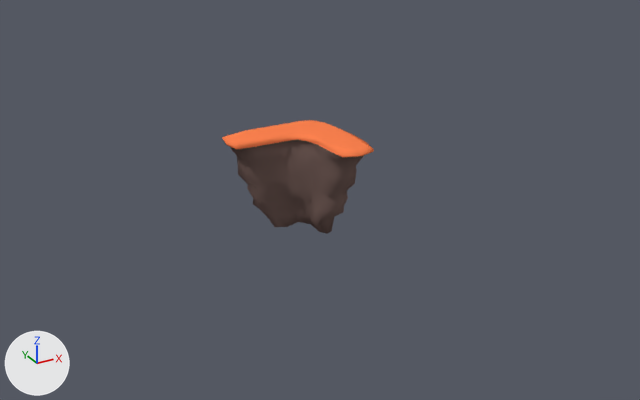
What one commit did to the Blender file Blender/Environment/FloatingLandmasses.blend.
The view is the same before and after, from a 50 mm lens placed at (-22.2, -45.2, 23.8), pointed at (1.0, -3.0, 2.7). The axes (+X, +Y, +Z) are drawn at lower left. The lights are the same throughout.
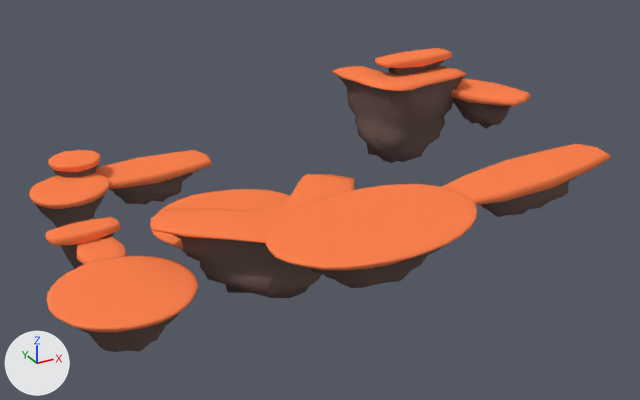
What differs and where, as boxes [x1, y1, x2, y2] in the pictures (640 x 400 px):
'Cube.001', moved, turned: before [222, 120, 374, 234]; after [332, 66, 466, 163]
'Cylinder.005', added (orange): after [265, 184, 477, 288]
'Cylinder.001', added (orange): after [46, 256, 198, 352]
'Cube.009', added (orange): after [151, 174, 354, 298]
'Cube.006', added (orange): after [442, 144, 611, 217]
'Cube.004', added (orange): after [95, 150, 212, 204]
'Cylinder.003', added (orange): after [29, 173, 110, 228]
'Cube.007', added (orange): after [451, 79, 531, 129]
'Cylinder.002', added (orange): after [150, 189, 290, 253]
'Cube.003', added (orange): after [46, 217, 121, 268]
'Cube.008', added (orange): after [375, 48, 452, 75]
'Cylinder.004', added (orange): after [48, 150, 101, 177]
'Cube.002', added (orange): after [77, 236, 127, 264]

The change, as a diff of the scene's bpy script:
```diff
--- a/Blender/Environment/FloatingLandmasses.blend.py
+++ b/Blender/Environment/FloatingLandmasses.blend.py
@@ ob_cube_001 @@
 ob_cube_001 = bpy.data.objects.new('Cube.001', me_cube_001)
-ob_cube_001.location = (0.0, 0.0, 0.0)
+ob_cube_001.location = (11.15, 1.63, 1.35)
+ob_cube_001.rotation_euler = (0.0, 0.0, -2.952)  # degrees (0, 0, -169)
@@ ob_cube_008 @@
+ob_cube_008 = bpy.data.objects.new('Cube.008', me_cube_011)  # 183 vertices, 187 faces; spans x -3.86..3.88, y -2.05..1.99, z -0.35..2.34; in mat_material_035 (brown #705b56), mat_material_034 (orange #ff8350)
+ob_cube_008.location = (11.76, 3.39, 6.37)
+ob_cube_008.rotation_euler = (0.0, 0.0, 0.0414)  # degrees (0, 0, 2.4)
+ob_cube_008.scale = (0.765, 0.546, 1.0)
@@ ob_cube_006 @@
+ob_cube_006 = bpy.data.objects.new('Cube.006', me_cube_010)  # 183 vertices, 187 faces; spans x -3.86..3.88, y -2.05..1.99, z -0.35..2.34; in mat_material_033 (brown #705b56), mat_material_032 (orange #ff8350)
+ob_cube_006.location = (11.42, -9.04, 2.45)
+ob_cube_006.rotation_euler = (0.0, 0.0, 0.134)  # degrees (0, 0, 7.7)
+ob_cube_006.scale = (1.7, 0.928, 1.0)
@@ ob_cylinder_005 @@
+ob_cylinder_005 = bpy.data.objects.new('Cylinder.005', me_cylinder_005)  # 546 vertices, 544 faces; spans x -3.65..3.63, y -3.6..3.64, z -0.77..2.42; in mat_material_031 (brown #705b56), mat_material_030 (orange #ff8350)
+ob_cylinder_005.location = (-0.37, -11.25, 2.67)
+ob_cylinder_005.rotation_euler = (0.0, 0.0, 0.157)  # degrees (0, 0, 9)
+ob_cylinder_005.scale = (1.68, 1.1, 1.0)
@@ ob_cube_009 @@
+ob_cube_009 = bpy.data.objects.new('Cube.009', me_cube_009)  # 354 vertices, 370 faces; spans x -3.65..3.53, y -5.56..1.3, z 0.44..6.37; in mat_material_029 (brown #705b56), mat_material_028 (orange #ff8350)
+ob_cube_009.location = (-1.24, -6.56, -0.69)
+ob_cube_009.rotation_euler = (0.0, 0.0, -2.263)  # degrees (0, 0, -130)
+ob_cube_009.scale = (1.31, 1.49, 0.779)
@@ ob_cube_007 @@
+ob_cube_007 = bpy.data.objects.new('Cube.007', me_cube_007)  # 183 vertices, 187 faces; spans x -3.86..3.88, y -2.05..1.99, z -0.35..2.34; in mat_material_025 (brown #705b56), mat_material_024 (orange #ff8350)
+ob_cube_007.location = (15.66, 0.61, 4.18)
+ob_cube_007.rotation_euler = (0.0, 0.0, -1.196)  # degrees (0, 0, -69)
+ob_cube_007.scale = (0.833, 0.903, 1.0)
@@ ob_cylinder_004 @@
+ob_cylinder_004 = bpy.data.objects.new('Cylinder.004', me_cylinder_004)  # 546 vertices, 544 faces; spans x -3.65..3.63, y -3.6..3.64, z -0.77..2.42; in mat_material_023 (brown #705b56), mat_material_022 (orange #ff8350)
+ob_cylinder_004.location = (-10.38, 8.86, 1.12)
+ob_cylinder_004.scale = (0.453, 0.422, 1.0)
@@ ob_cylinder_003 @@
+ob_cylinder_003 = bpy.data.objects.new('Cylinder.003', me_cylinder_003)  # 546 vertices, 544 faces; spans x -3.65..3.63, y -3.6..3.64, z -0.77..2.42; in mat_material_021 (brown #705b56), mat_material_020 (orange #ff8350)
+ob_cylinder_003.location = (-11.46, 6.21, 0.3)
+ob_cylinder_003.rotation_euler = (0.0, 0.0, 0.746)  # degrees (0, 0, 43)
+ob_cylinder_003.scale = (0.714, 0.634, 1.0)
@@ ob_cube_004 @@
+ob_cube_004 = bpy.data.objects.new('Cube.004', me_cube_004)  # 183 vertices, 187 faces; spans x -3.86..3.88, y -2.05..1.99, z -0.35..2.34; in mat_material_015 (brown #705b56), mat_material_014 (orange #ff8350)
+ob_cube_004.location = (-5.82, 8.35, -0.07)
+ob_cube_004.rotation_euler = (0.0, 0.0, 0.0414)  # degrees (0, 0, 2.4)
+ob_cube_004.scale = (1.15, 0.936, 1.0)
@@ ob_cube_003 @@
+ob_cube_003 = bpy.data.objects.new('Cube.003', me_cube_003)  # 183 vertices, 187 faces; spans x -3.86..3.88, y -2.05..1.99, z -0.35..2.34; in mat_material_013 (brown #705b56), mat_material_012 (orange #ff8350)
+ob_cube_003.location = (-12.35, -0.18, 0.46)
+ob_cube_003.rotation_euler = (0.0, 0.0, 0.0414)  # degrees (0, 0, 2.4)
+ob_cube_003.scale = (0.535, 0.457, 1.0)
@@ ob_cube_002 @@
+ob_cube_002 = bpy.data.objects.new('Cube.002', me_cube_002)  # 183 vertices, 187 faces; spans x -3.86..3.88, y -2.05..1.99, z -0.35..2.34; in mat_material_011 (brown #705b56), mat_material_010 (orange #ff8350)
+ob_cube_002.location = (-11.99, -2.12, -0.1)
+ob_cube_002.rotation_euler = (0.0, 0.0, 1.525)  # degrees (0, 0, 87)
+ob_cube_002.scale = (0.435, 0.646, 1.0)
@@ ob_cylinder_002 @@
+ob_cylinder_002 = bpy.data.objects.new('Cylinder.002', me_cylinder_002)  # 546 vertices, 544 faces; spans x -3.65..3.63, y -3.6..3.64, z -0.77..2.42; in mat_material_009 (brown #705b56), mat_material_008 (orange #ff8350)
+ob_cylinder_002.location = (-4.29, -1.82, 0.0)
+ob_cylinder_002.scale = (1.27, 1.1, 1.0)
@@ ob_cylinder_001 @@
+ob_cylinder_001 = bpy.data.objects.new('Cylinder.001', me_cylinder_001)  # 546 vertices, 544 faces; spans x -3.65..3.63, y -3.6..3.64, z -0.77..2.42; in mat_material_004 (brown #705b56), mat_material_005 (orange #ff8350)
+ob_cylinder_001.location = (-12.29, -7.17, 0.0)
```
